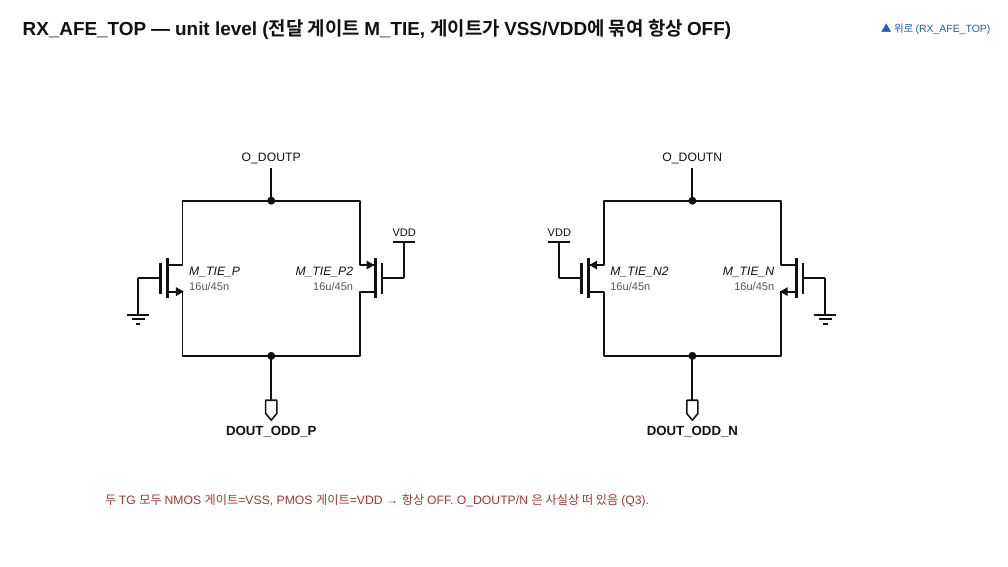
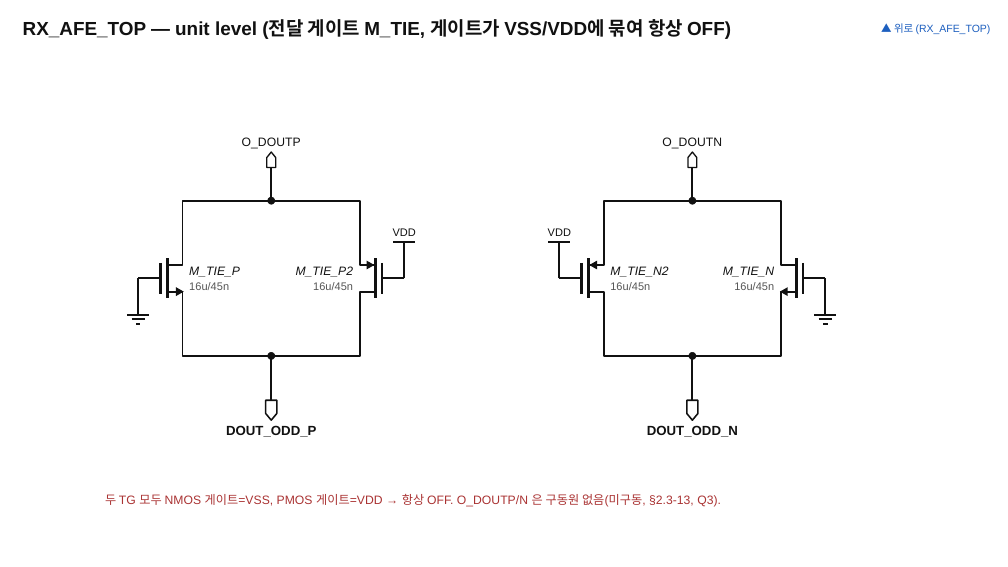
Before and after one commit to jmseo16/etf-dashboard, a slide deck: slide 6 of netlist-hsio-concept-diagram/reference/rx_afe/out/concept.pptx. Drawn at 1008x567 pixels with LibreOffice and Linux fonts; fonts in the diff are those of the drawing. Boxes give left, top, right and bottom in pixels: in the first picture for what was removed or moved away, otherwise in the second. Text is boxed around its words. In the diff, an @@ line names an element or a change of style, - is before the commit and + after.

```diff
--- a/netlist-hsio-concept-diagram/reference/rx_afe/out/concept.pptx
+++ b/netlist-hsio-concept-diagram/reference/rx_afe/out/concept.pptx
@@ text "O_DOUTP": place and size @@
-text "O_DOUTP" at box(242, 152, 301, 164)
+text "O_DOUTP" at box(242, 137, 301, 149)
@@ text "O_DOUTN": place and size @@
-text "O_DOUTN" at box(662, 152, 722, 164)
+text "O_DOUTN" at box(662, 137, 722, 149)
@@ freeform shape added at box(267, 152, 276, 168), fill #FFFFFF, outline #111111 1.27 pt @@
@@ freeform shape added at box(688, 152, 697, 168), fill #FFFFFF, outline #111111 1.27 pt @@
@@ text at box(105, 494, 721, 507): text changed @@
-두 TG 모두 NMOS 게이트=VSS, PMOS 게이트=VDD → 항상 OFF. O_DOUTP/N 은 사실상 떠 있음 (Q3).
+두 TG 모두 NMOS 게이트=VSS, PMOS 게이트=VDD → 항상 OFF. O_DOUTP/N 은 구동원 없음(미구동, §2.3-13, Q3).
```
Also in this commit, not shown: 13 other slides changed, 41 other files.
